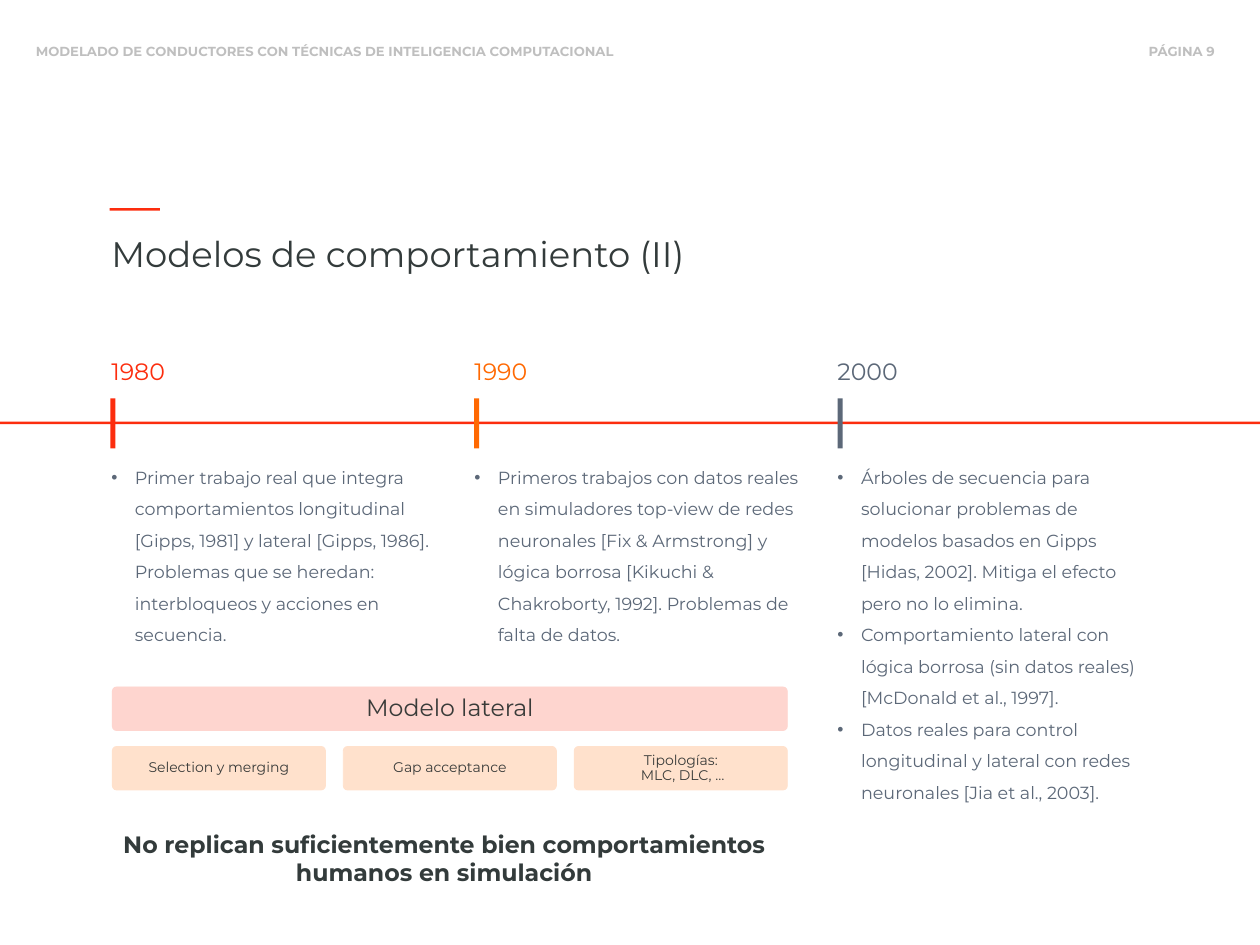
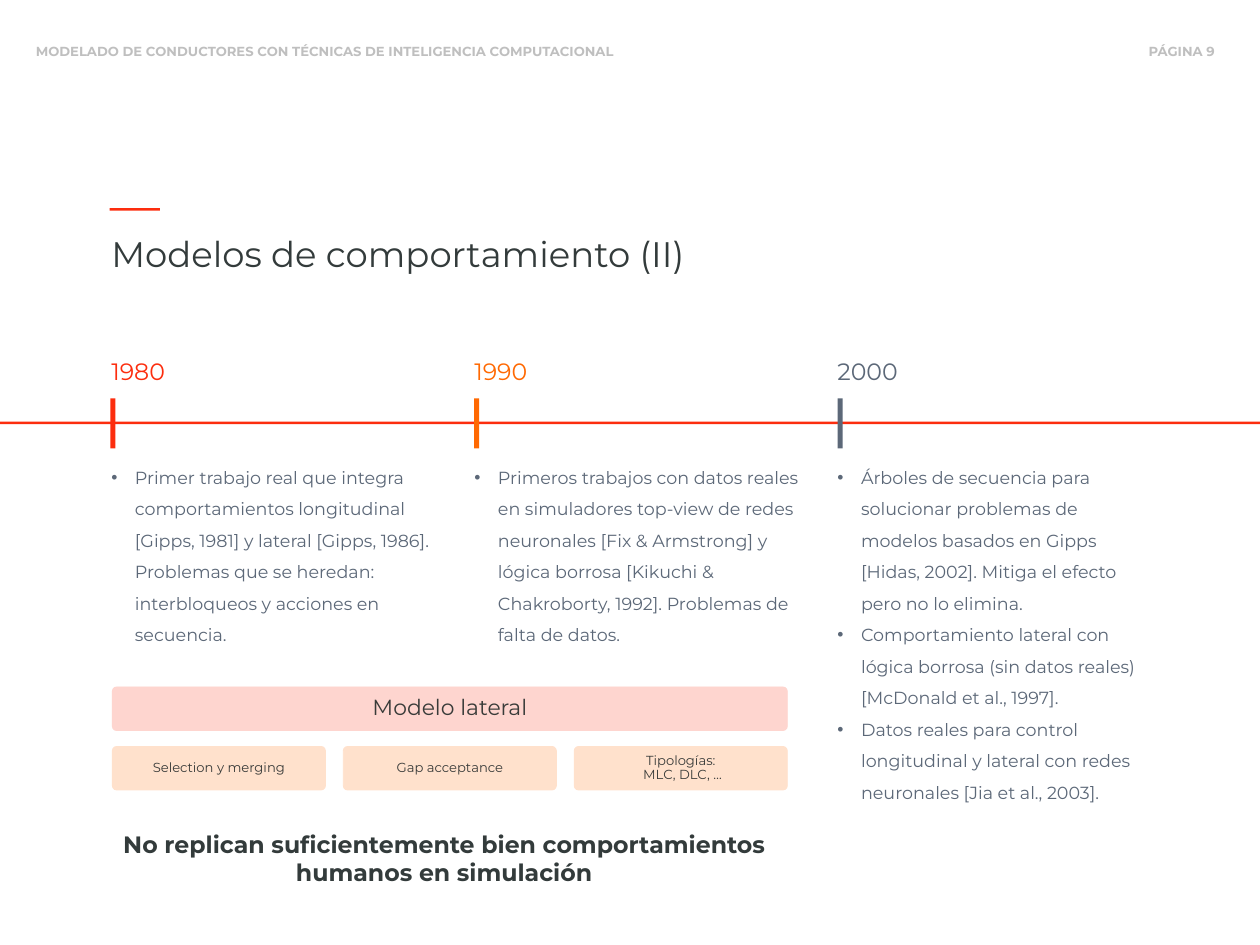
Before and after one commit to blazaid/PhD-Alberto, a slide deck: slide 9 of slides/phd-slides.pptx. Drawn at 1260x945 pixels with LibreOffice and Linux fonts; fonts in the diff are those of the drawing. Boxes give left, top, right and bottom in pixels: in the first picture for what was removed or moved away, otherwise in the second. Text is boxed around its words. In the diff, an @@ line names an element or a change of style, - is before the commit and + after.

```diff
--- a/slides/phd-slides.pptx
+++ b/slides/phd-slides.pptx
@@ text "Modelo lateral" at bbox=[372, 698, 527, 715]: size 27 to 25 pt @@
@@ size 16 to 15 pt in 3 elements at bbox=[153, 762, 285, 775], bbox=[397, 762, 503, 775], bbox=[643, 755, 715, 781] @@
```
Also in this commit, not shown: 2 other slides changed, 2 other files.
